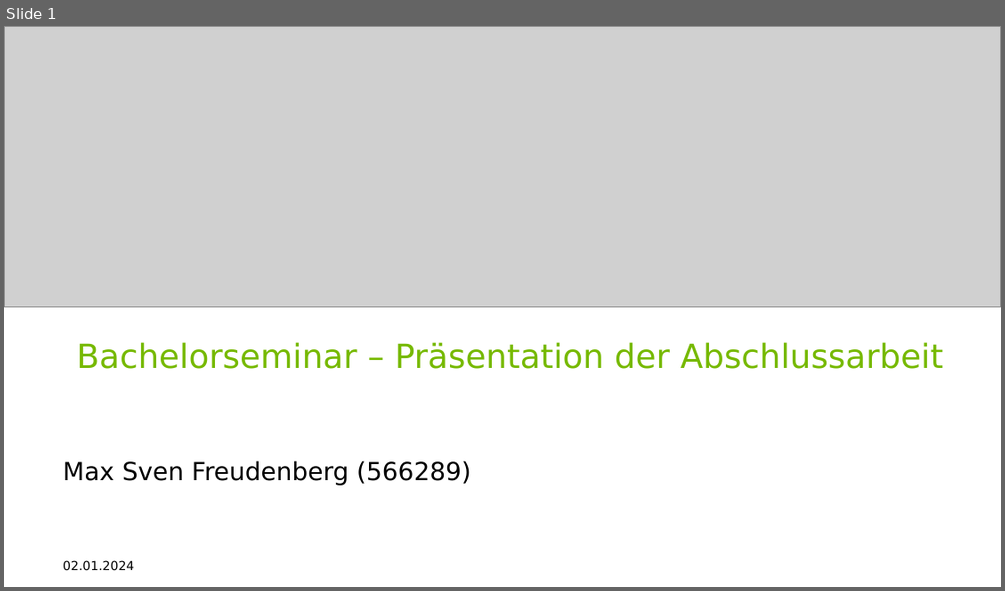
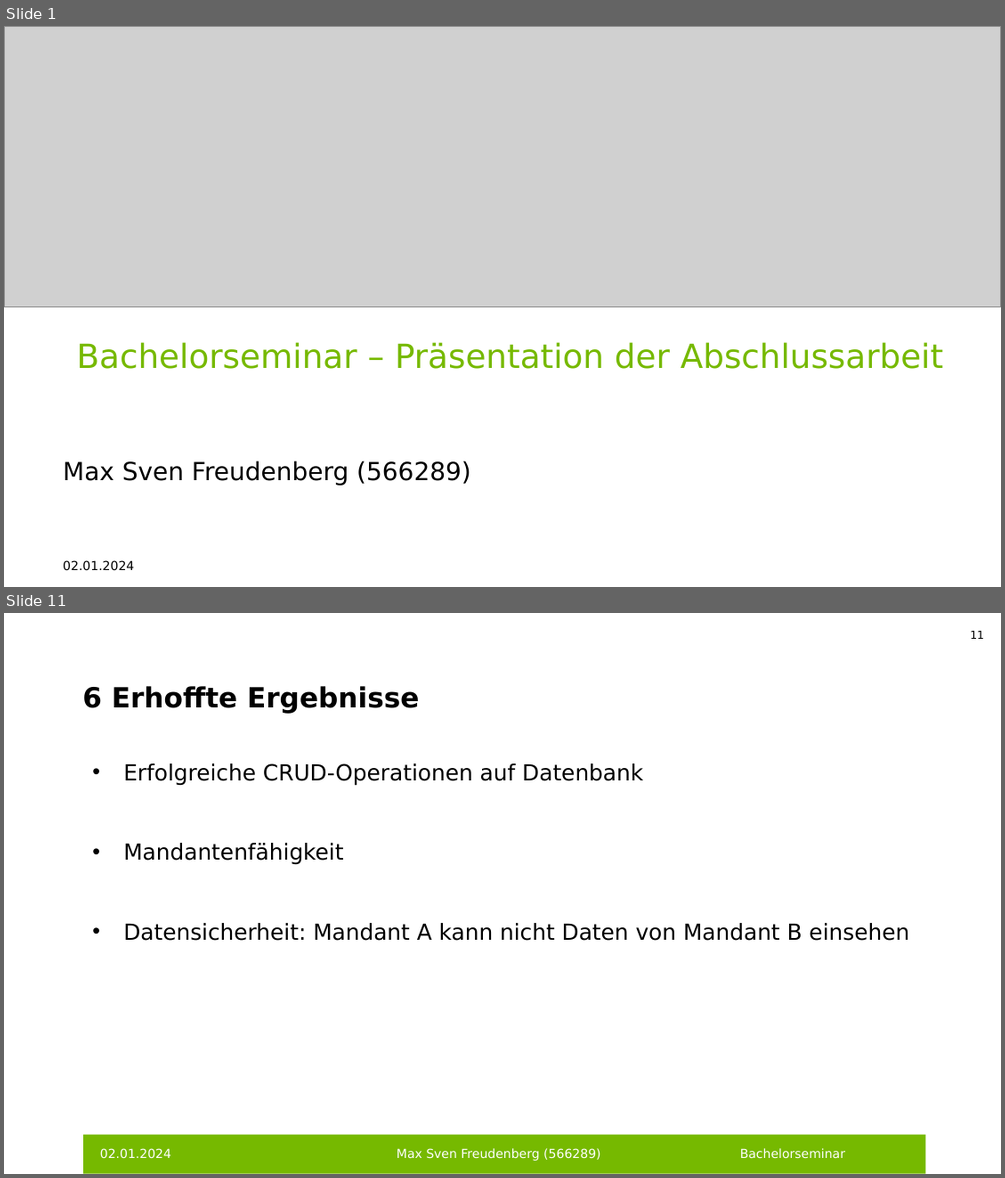
Before and after one commit to FreudenbergMax/Personalstammdatenbank, a slide deck: Präsentation Bacheloreminar Max Freudenberg.pptx. Shown one above the other, each under a label of ours: slide 1 before the commit, slides 1 and 11 after it; the slides between them are not shown. The pictures are 1005x591 and 1005x1178 pixels, drawn with LibreOffice and Linux fonts; fonts in the diff are those of the drawing; grey boxes stand for pictures; background and template pictures are left out. Boxes give left, top, right and bottom in pixels: in the first picture for what was removed or moved away, otherwise in the second. Text is boxed around its words. In the diff, an @@ line names an element or a change of style, - is before the commit and + after.

Commit message:
Folie 'Erhoffe Ergebnisse' für Bachelorseminar ergänzt

```diff
--- a/Präsentation Bacheloreminar Max Freudenberg.pptx
+++ b/Präsentation Bacheloreminar Max Freudenberg.pptx
@@ slide 11 added at (4, 613, 1001, 1174), background #FFFFFF @@
@@ page number added at (970, 631, 984, 639), 8 pt, text #000000 @@
+11
@@ title added at (82, 686, 419, 713), 20 pt, text #000000, bold @@
+6 Erhoffte Ergebnisse
@@ text added at (123, 763, 909, 941), 16 pt, text #000000 @@
+• Erfolgreiche CRUD-Operationen auf Datenbank
+• Mandantenfähigkeit
+• Datensicherheit: Mandant A kann nicht Daten von Mandant B einsehen
@@ rectangle added at (84, 1135, 926, 1173), fill #76B900 @@
@@ text added at (100, 1148, 171, 1159), 9 pt, text #FFFFFF @@
+02.01.2024
@@ text added at (396, 1148, 600, 1160), 9 pt, text #FFFFFF @@
+Max Sven Freudenberg (566289)
@@ text added at (740, 1148, 845, 1159), 9 pt, text #FFFFFF @@
+Bachelorseminar
```
Also in this commit, not shown: 9 slides changed, 1 other file.
